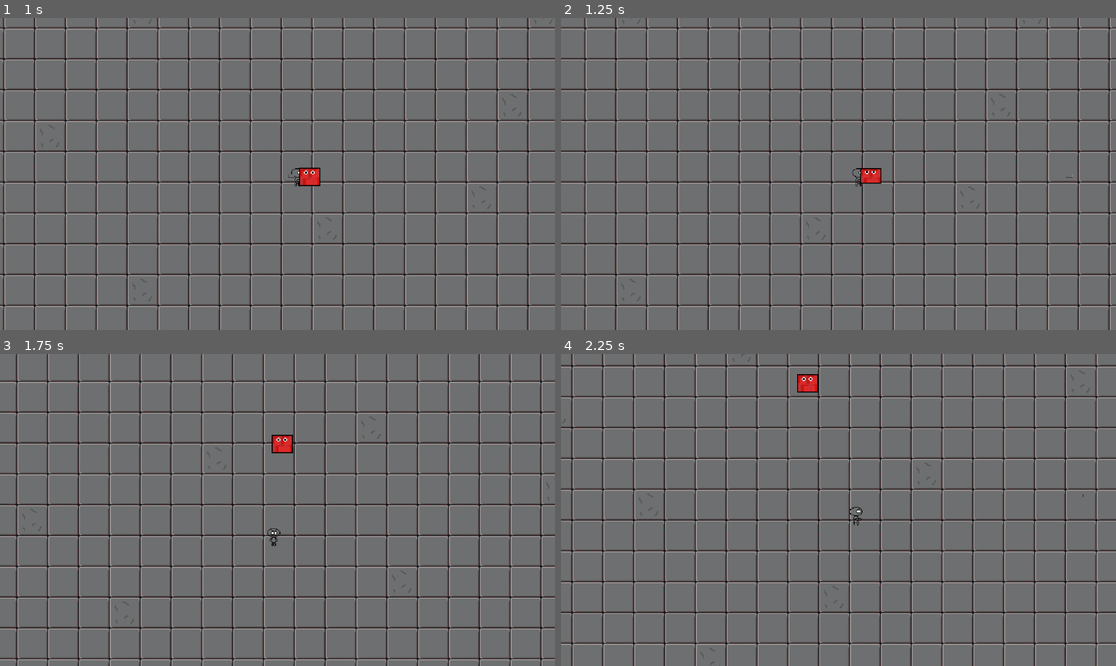
Above: before the commit, frames 1-4 (two rows, left to right).
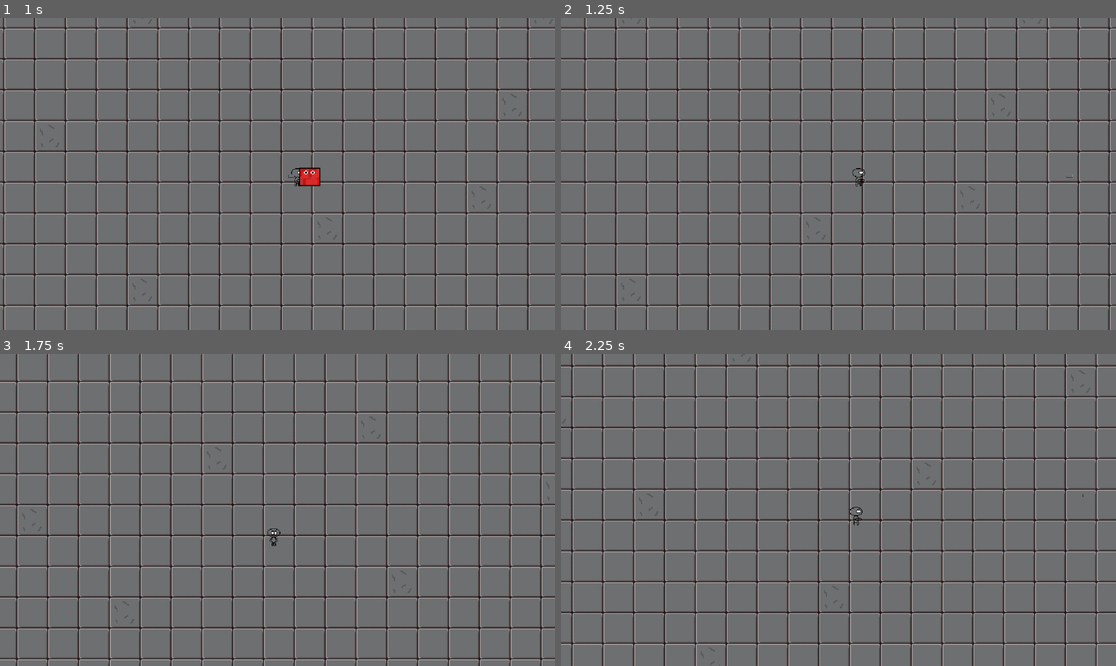
Above: after the commit, the same moments.

Repository: Na1yd/mygame
Game: Godot game, scene res://Starting level/Starting_level.tscn
Two runs of this game, one before a commit and one after it. Both use one fixed random seed, a clock stepped at 60 frames per second and the inputs below.
Inputs:
- Up to frame 1 (1 s): hold D (player_right) from 0.53 s (still down)
- Up to frame 2 (1.25 s): keep holding D (player_right)
- Up to frame 3 (1.75 s): release D (player_right) at 1.28 s; hold S (player_down) from 1.28 s (still down)
- Up to frame 4 (2.25 s): release S (player_down) at 2.03 s; hold D (player_right) from 2.03 s (still down)

Frame 1 is identical in both runs. In frame 2, 0.2% of the frame differs, in the area x 53-58%, y 48-54%; in frame 3, 0.2%; in frame 4, 0.2%, in the area x 42-47%, y 6-13%.

Commit message:
Made the bad guy die

Diff:
--- a/Weapons/bullet down.gd
+++ b/Weapons/bullet down.gd
@@ -1,4 +1,6 @@
 extends Area2D
+
+class_name bd
 
 var speed = 20
 
--- a/Weapons/bullet left.gd
+++ b/Weapons/bullet left.gd
@@ -1,4 +1,6 @@
 extends Area2D
+
+class_name bl
 
 var speed = 20
 
--- a/Weapons/bullet up.gd
+++ b/Weapons/bullet up.gd
@@ -1,4 +1,6 @@
 extends Area2D
+
+class_name bu
 
 var speed = 20
 
--- a/Weapons/bullet_right.gd
+++ b/Weapons/bullet_right.gd
@@ -1,4 +1,6 @@
 extends Area2D
+
+class_name br
 
 var speed = 20
 
--- a/bad guys/Area2D.gd
+++ /dev/null
@@ -1,17 +0,0 @@
-extends Area2D
-
-
-# Called when the node enters the scene tree for the first time.
-func _ready():
-	pass # Replace with function body.
-
-
-# Called every frame. 'delta' is the elapsed time since the previous frame.
-
-
-
-
-
-
-func _on_area_entered(area):
-	print("ouch")
--- /dev/null
+++ b/bad guys/Bad_guy_hit_box.gd
@@ -0,0 +1,24 @@
+extends Area2D
+
+@onready var bullets_L = preload("res://Weapons/bullet_right.tscn")
+@onready var bullets_R = preload("res://Weapons/bullet_left.tscn")
+@onready var bullets_U = preload("res://Weapons/bullet_up.tscn")
+@onready var bullets_D = preload("res://Weapons/bullet_down.tscn")
+
+var hit = 0
+
+# Called when the node enters the scene tree for the first time.
+func _ready():
+	pass # Replace with function body.
+
+
+# Called every frame. 'delta' is the elapsed time since the previous frame.
+
+
+
+
+
+
+func _on_area_entered(area):
+	var enemie = get_parent()
+	enemie.queue_free()
--- a/bad guys/meat_chunk.gd
+++ b/bad guys/meat_chunk.gd
@@ -1,6 +1,7 @@
 extends CharacterBody2D
 
 @onready var player = get_node("%player")
+
 
 #speed
 @export_range(50,500) var speed : float = 250
--- a/bad guys/meat_chunk.tscn
+++ b/bad guys/meat_chunk.tscn
@@ -2,7 +2,7 @@
 
 [ext_resource type="Texture2D" uid="uid://u4sofwpmwuah" path="res://Sprites/meat_chunk.png" id="1_omhfr"]
 [ext_resource type="Script" path="res://bad guys/meat_chunk.gd" id="1_tbvjr"]
-[ext_resource type="Script" path="res://bad guys/Area2D.gd" id="3_b27ew"]
+[ext_resource type="Script" path="res://bad guys/Bad_guy_hit_box.gd" id="3_b27ew"]
 
 [sub_resource type="AtlasTexture" id="AtlasTexture_n1rl3"]
 atlas = ExtResource("1_omhfr")
